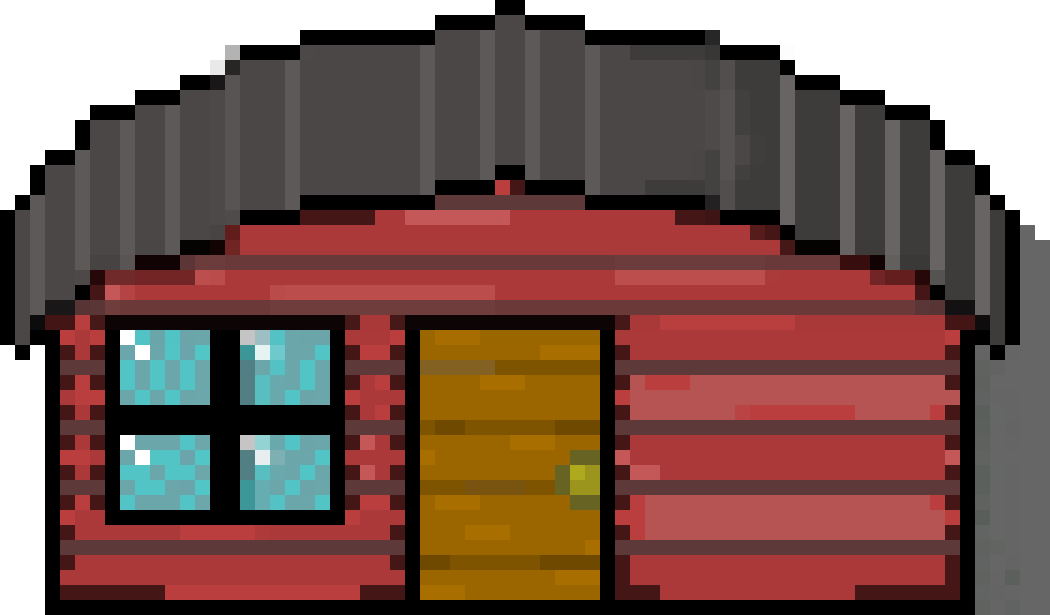
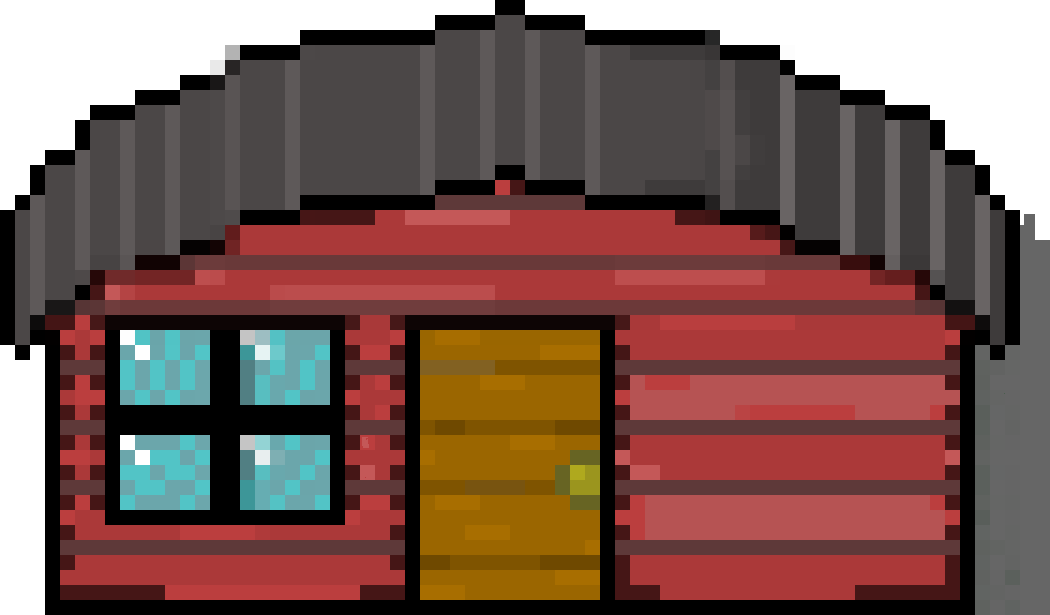
Layered file, before and after one edit (1050×615). Changes by layer:
painted on "House" over [360,214,1035,478]
